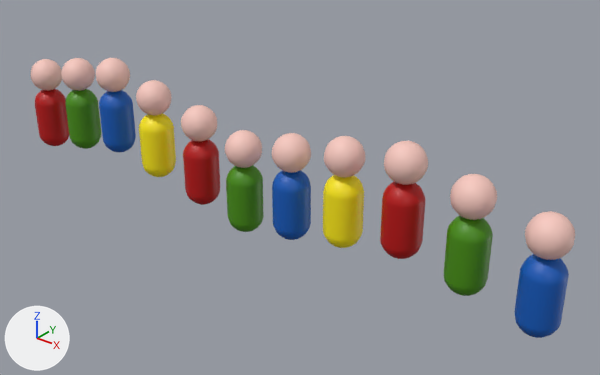
What one commit did to the FBX model Assets/Animations/Crowd.fbx.
The view is the same before and after, from a camera (50 mm lens) standing at (1.159, -0.921, 0.662) and looking at (0.395, 0.034, 0.07). Every picture has the same lights, and +X, +Y and +Z are marked at lower left. Where no turn or scale is listed for an object, it has been applied to the vertices.
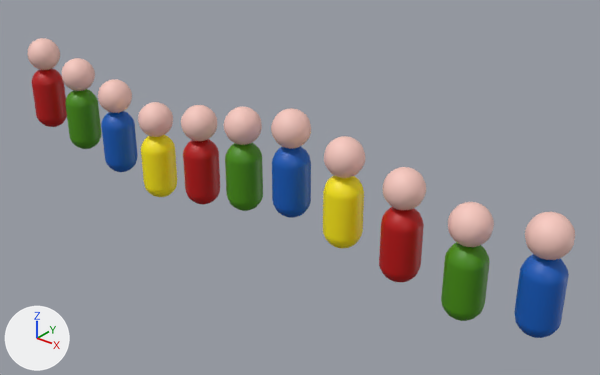
The newer file is also turned or shifted as a whole; pictures and numbers use the older file's frame.

The change in detail:
Object 'polySurface47' (ob_polysurface47) moves from (0.314, -0.01, 0.073) to (0.314, -0.01, 0.113).
Object 'polySurface46' (ob_polysurface46) moves from (0.617, -0.01, 0.133) to (0.617, -0.01, 0.093).
Object 'polySurface52' (ob_polysurface52) moves from (0.0, -0.01, 0.133) to (0.0, -0.01, 0.093).
Object 'polySurface42' (ob_polysurface42) moves from (0.723, -0.01, 0.113) to (0.723, -0.01, 0.072).
Object 'polySurface45' (ob_polysurface45) moves from (-0.204, -0.01, 0.084) to (-0.204, -0.01, 0.126).
Object 'polySurface51' (ob_polysurface51) moves from (0.106, -0.01, 0.112) to (0.106, -0.01, 0.071).
Object 'polySurface49' (ob_polysurface49) moves from (0.413, -0.01, 0.093) to (0.413, -0.01, 0.133).

Where the change shows, as pixel boxes [x1, y1, x2, y2] in the pictures (600 x 375 px):
'polySurface42', moved
    before: [444, 174, 497, 296]
    after: [441, 202, 494, 321]
'polySurface46', moved
    before: [380, 141, 428, 259]
    after: [379, 167, 426, 282]
'polySurface49', moved
    before: [272, 133, 311, 240]
    after: [271, 108, 311, 218]
'polySurface47', moved
    before: [225, 130, 264, 232]
    after: [224, 107, 263, 211]
'polySurface51', moved
    before: [136, 80, 176, 177]
    after: [138, 102, 177, 197]
'polySurface52', moved
    before: [96, 58, 136, 152]
    after: [98, 79, 138, 172]
'polySurface45', moved
    before: [31, 59, 69, 146]
    after: [27, 38, 67, 127]
